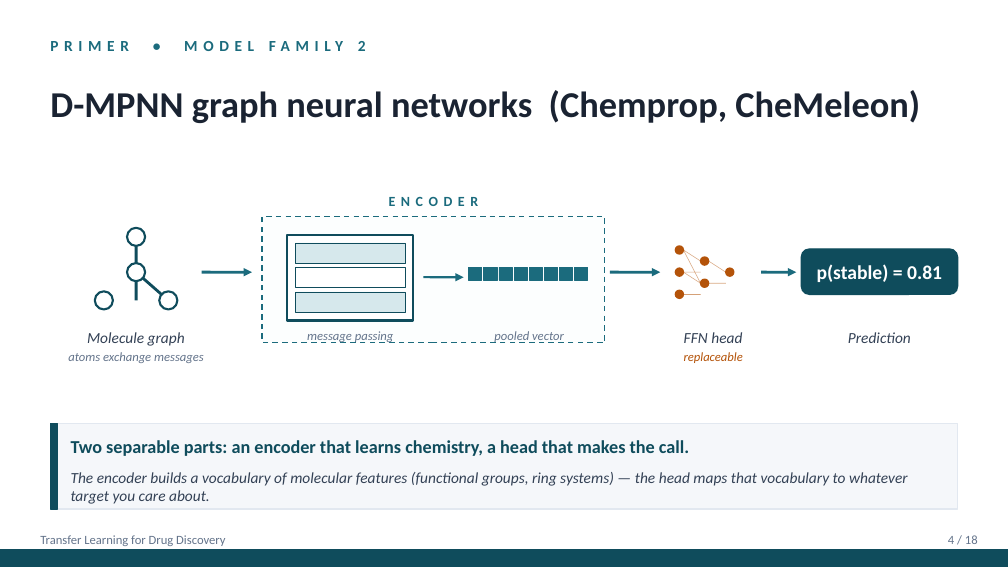
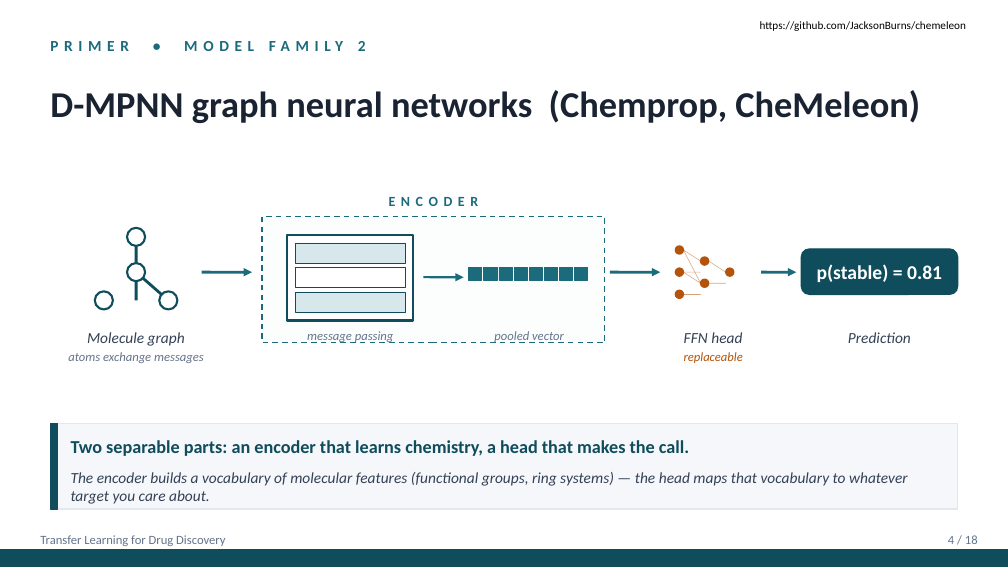
Before and after one commit to rgasper/transfer-learning-drug-discovery, a slide deck: slide 4 of presentation.pptx. Drawn at 1008x567 pixels with LibreOffice and Linux fonts; fonts in the diff are those of the drawing. Boxes give left, top, right and bottom in pixels: in the first picture for what was removed or moved away, otherwise in the second. Text is boxed around its words. In the diff, an @@ line names an element or a change of style, - is before the commit and + after.

```diff
--- a/presentation.pptx
+++ b/presentation.pptx
@@ text added at (760, 21, 966, 31), 8 pt, text #000000 @@
+https://github.com/JacksonBurns/chemeleon
```
Also in this commit, not shown: 4 other slides changed, 4 slides added.
